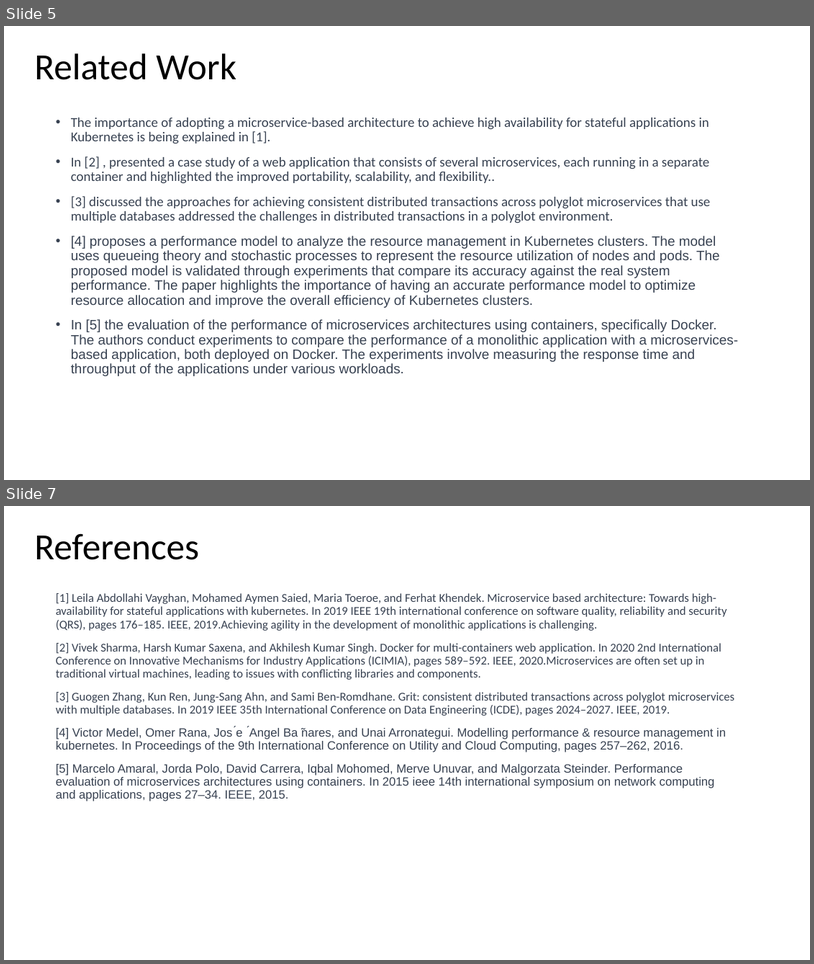
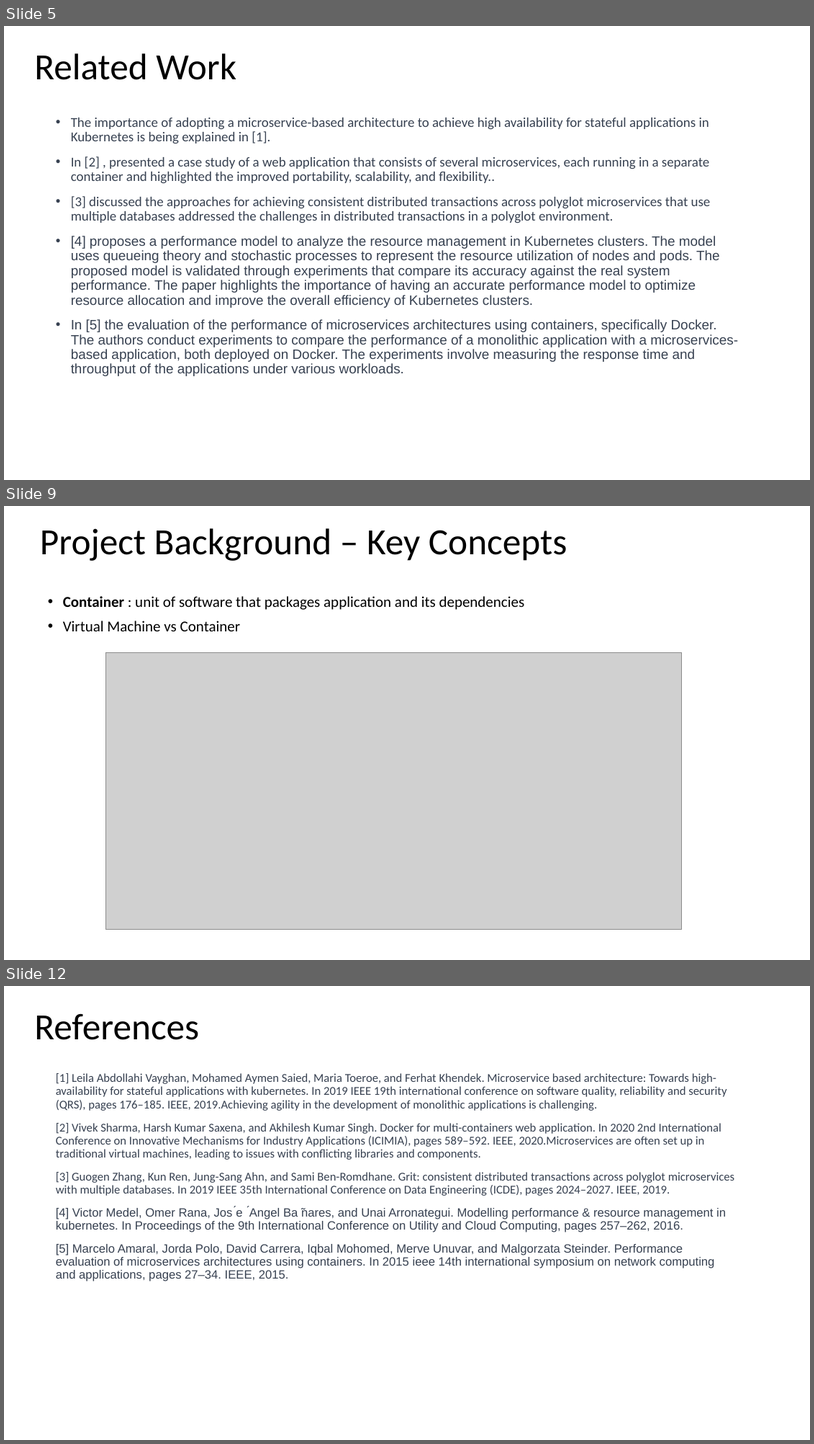
Before and after one commit to vyepuri/capstone-project-team5, a slide deck: Presentations/Presentation.pptx. Shown one above the other, each under a label of ours: slides 5 and 7 before the commit, slides 5, 9 and 12 after it; the slides between them are not shown. The pictures are 814x964 and 814x1444 pixels, drawn with LibreOffice and Linux fonts; fonts in the diff are those of the drawing; grey boxes stand for pictures. Boxes give left, top, right and bottom in pixels: in the first picture for what was removed or moved away, otherwise in the second. Text is boxed around its words. In the diff, an @@ line names an element or a change of style, - is before the commit and + after.

```diff
--- a/Presentations/Presentation.pptx
+++ b/Presentations/Presentation.pptx
@@ slide 9 added at box(4, 506, 810, 960), background #FFFFFF @@
@@ title added at box(40, 528, 568, 561), 44 pt, text #000000 @@
+Project Background – Key Concepts
@@ text added at box(63, 596, 525, 631), 18 pt, text #000000 @@
+• Container : unit of software that packages application and its dependencies
+• Virtual Machine vs Container
@@ picture added at box(106, 652, 682, 929) @@
@@ what was slide 7 is now slide 12 @@
```
Also in this commit, not shown: 4 slides changed, 5 other slides added.
